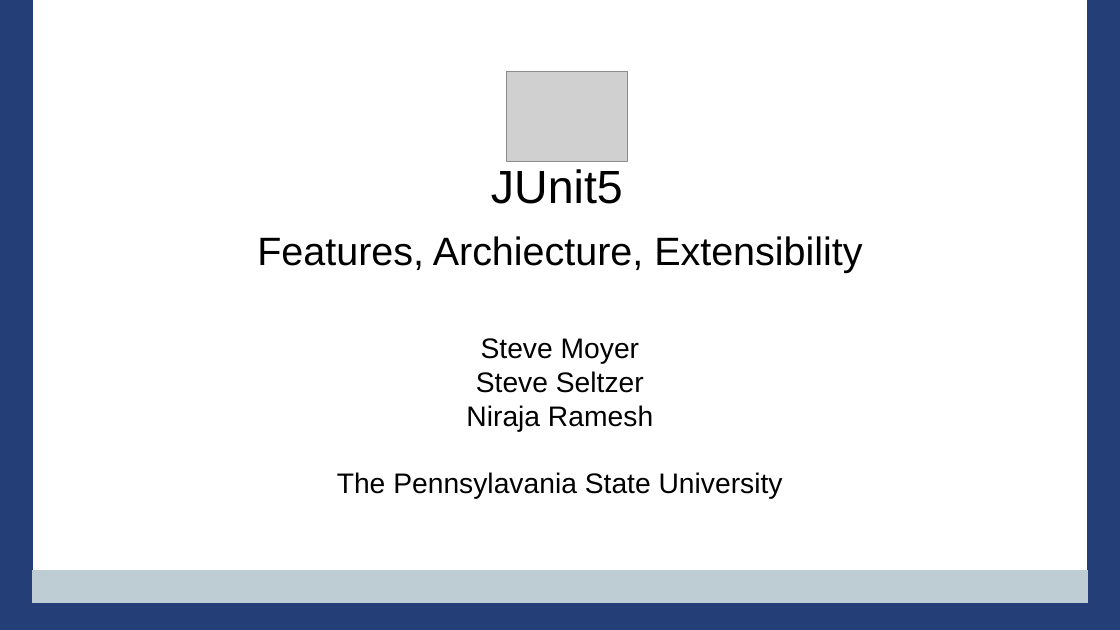
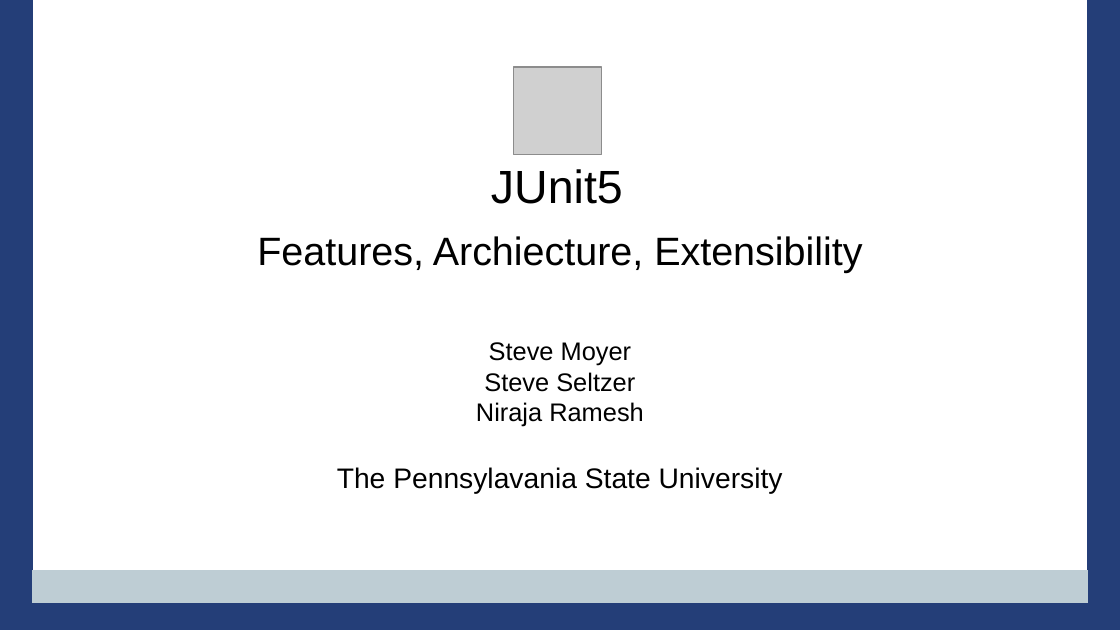
Before and after one commit to PennState/junit5-presentation, a slide deck: slide 1 of src/site/presentation/Junit5_Presentation_JavaOne_2016.odp. Drawn at 1120x630 pixels with LibreOffice and Linux fonts; fonts in the diff are those of the drawing; grey boxes stand for pictures; background and template pictures are left out. Boxes give left, top, right and bottom in pixels: in the first picture for what was removed or moved away, otherwise in the second. Text is boxed around its words. In the diff, an @@ line names an element or a change of style, - is before the commit and + after.

```diff
--- a/src/site/presentation/Junit5_Presentation_JavaOne_2016.odp
+++ b/src/site/presentation/Junit5_Presentation_JavaOne_2016.odp
@@ picture resized from (x1=507, y1=71, x2=628, y2=162) to (x1=513, y1=67, x2=601, y2=154) @@
@@ subtitle at (x1=476, y1=342, x2=644, y2=427): size 20 to 18 pt in "Steve Moyer", "Steve Seltzer", "Niraja Ramesh" @@
```
Also in this commit, not shown: 9 other slides changed, 9 slides added, 3 slides removed, 3 other files.
